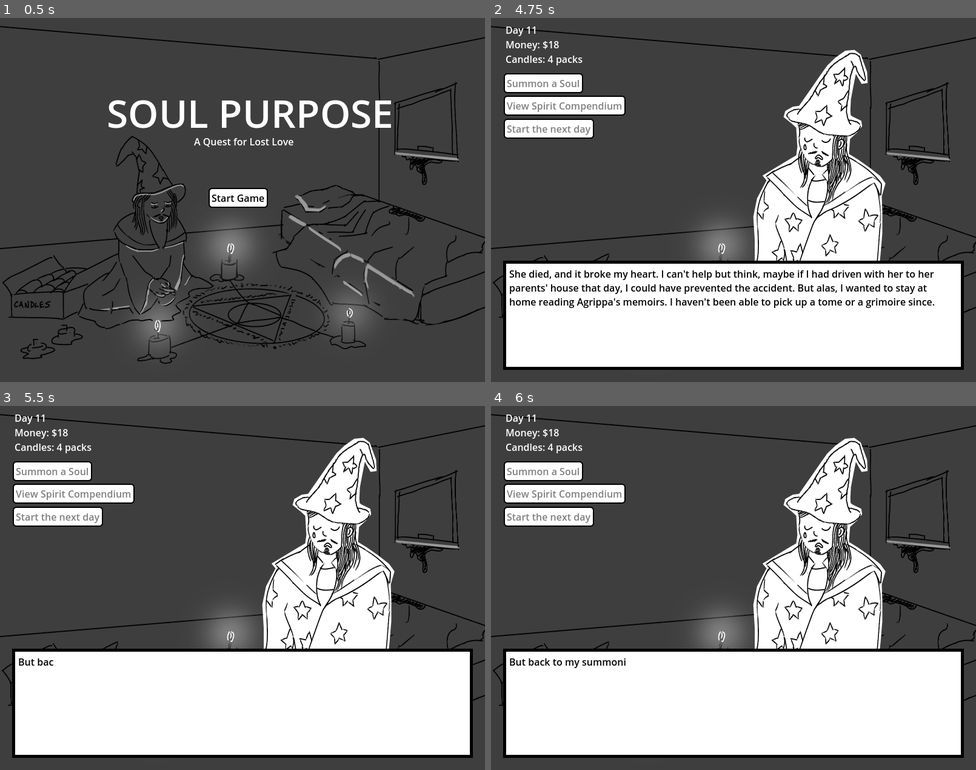
Above: before the commit, frames 1-4 (two rows, left to right).
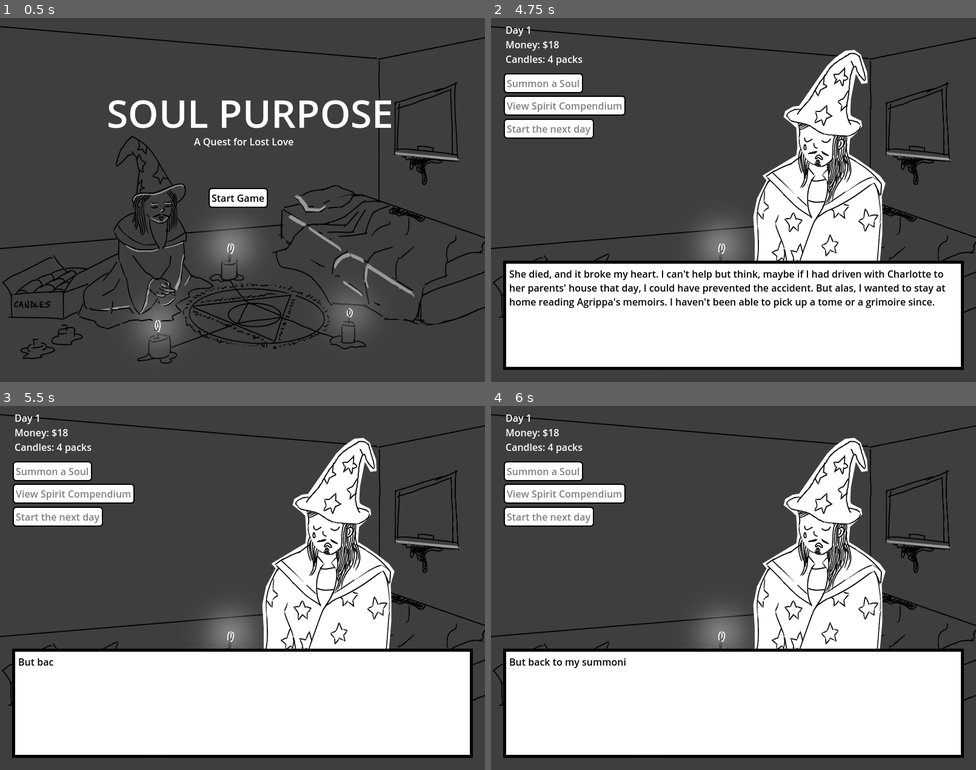
Above: after the commit, the same moments.

Repository: m4ym4y/ld55-soul-purpose
Game: Godot game, scene res://main.tscn
Two runs of this game, one before a commit and one after it. Both use one fixed random seed, a clock stepped at 60 frames per second and the inputs below.
Inputs (mouse positions are in pixels of both pictures, inside the frame that each line leads up to):
- Up to frame 1 (0.5 s): no input
- Up to frame 2 (4.75 s): click "Start Game" at 0.5 s; tap Enter at 1.25, 2.75, 4.25 s; move the mouse to (840, 181) at 1.27 s; click (840, 181) at 1.42 s; tap Space at 2, 3.5 s; move the mouse to (636, 218) at 2.02 s; click (636, 218) at 2.17 s; move the mouse to (782, 119) at 2.77 s; click (782, 119) at 2.92 s; move the mouse to (709, 272) at 3.52 s; click (709, 272) at 3.67 s; move the mouse to (879, 254) at 4.27 s; click (879, 254) at 4.42 s
- Up to frame 3 (5.5 s): tap Space at 5 s; move the mouse to (97, 533) at 5.02 s; click (97, 533) at 5.17 s
- Up to frame 4 (6 s): move the mouse to (757, 588) at 5.77 s; click (757, 588) at 5.92 s

Frame 1 is identical in both runs. In frame 2, 1.1% of the frame differs, in the area x 3-94%, y 2-76%; in frame 3, less than 0.1%; in frame 4, less than 0.1%.
Error before the commit: Invalid access to property or key 'maya' on a base object of type 'Dictionary'. (res://compendium.gd:22)

Commit message:
more dialogue options

Diff:
--- a/room.gd
+++ b/room.gd
@@ -17,7 +17,7 @@
 		},
 
 		{
-			"text": "She died, and it broke my heart. I can't help but think, maybe if I had driven with her to her parents' house that day, I could have prevented the accident. But alas, I wanted to stay at home reading Agrippa's memoirs. I haven't been able to pick up a tome or a grimoire since.",
+			"text": "She died, and it broke my heart. I can't help but think, maybe if I had driven with Charlotte to her parents' house that day, I could have prevented the accident. But alas, I wanted to stay at home reading Agrippa's memoirs. I haven't been able to pick up a tome or a grimoire since.",
 			"img": "infernus_sad",
 		},
 
@@ -30,10 +30,12 @@
 func pull_weighted(list):
 	var sum = 0
 	for item in list:
-		sum += item[1]
+		if item.size() >= 2:
+			sum += item[1]
 	var pull = randi() % sum
 	for item in list:
-		pull -= item[1]
+		if item.size() >= 2:
+			pull -= item[1]
 		if (pull <= 0):
 			return item[0]
 	return list[0][0]
--- a/state_container.gd
+++ b/state_container.gd
@@ -4,7 +4,7 @@
 var money = 18
 var first_time_summoning = true
 var first_time_working = true
-var days = 10
+var days = 0
 var candle_store_visits = 0
 var customer_call_idx = 0
 
@@ -13,8 +13,15 @@
 		"pulled": 0,
 		"name": "Dave",
 		"dialogue": [
-			["Hey! It's me, Dave! Want to go to a ball game, sport? No? Well, I guess I'll just see myself out.", 90],
-			["Infernus! I need to talk to you about me and your mother. You see, nine months before you were born, your mother and I-- what's that spell you're chanting? Oh-- Oh um, banishment? Great, ok, see you later sport!", 10],
+			["Hey! It's me, Dave! Want to go to a ball game, sport? No? Well, I guess I'll just see myself out.", 50],
+			["Infernus! I need to talk to you about me and your mother. You see, nine months before you were born, your mother and I-- what's that spell you're chanting? Oh-- Oh um, banishment? Great, ok, see you later sport!", 2],
+			["Hey bud! Did you catch the game last night? No? Well, which team do you support these days? ...The Cleveland Candles? I've never heard of them. What do they play? ...I've never heard of that sport, either.", 10],
+			["Hiya there, it's me, Dave! I brought this ball from the underworld, I was thinking we could have a catch? What? The ball is incorporeal and you can't hold it? Well, maybe some other time. See ya, sport!", 10],
+			["Gosh Infernus, this apartment sure is small. Can't you afford something better with your fancy job at the call center? You can't? But back in my day I worked as a lead paint taster and I made enough to live in a four bedroom house with 8 kids! Kids these days...", 10],
+			["Hi there, sport! I was thinking, maybe you could tell me a bit about candles, y'know as some Fathe-- I mean Dave-Son--- I mean Dave-Infernus bonding. Those are some nice candles! Real wax, huh? With a wick? Nice. Well, I better go. See ya later, sport!", 2],
+			["Hiya bud, some weather we're having, huh? Clouds raining blood, and the flaming skeleton man who flies through the sky every few hours screaming hasn't shown up at all! What's that? You have different weather in the land of the living? Oh, ok. Well, see you later sport!", 10],
+			["Gee, you gotta get out and do some sports, Infernus! Candles are nice and all, but you need to be a well-rounded young man if you want to make it in this world. You might want to dress better too! Slacks and a collared shirt fit every occasion!", 5],
+			["Golly Infernus, that's a lot of candles you've got there! What on earth are you trying to do? Oh, I see, it's about a girl, huh. So you think all these candles are going to impress her? You're summoning her spirit? Well I don't know anything about that, sport.", 10],
 		]
 	},
 
@@ -22,8 +29,10 @@
 		"pulled": 0,
 		"name": "Alice",
 		"dialogue": [
-			["Hey there! Cute apartment! I'm really tired of lying around in the underworld, wanna run a marathon with me? No? Well, your loss. I'm outta here!", 50],
-			["Dang, this position is really bad for your posture. I think you should stand up and stretch! That never hurt anyone! Except me, when I stood up to stretch and that wrecking ball hit me.", 50],
+			["Hey there! Cute apartment! I'm really tired of lying around in the underworld, wanna run a marathon with me? No? Well, your loss. I'm outta here!", 20],
+			["Dang, this position is really bad for your posture. I think you should stand up and stretch! That never hurt anyone! Except me, when I stood up to stretch and that wrecking ball hit me.", 20],
+			["You know, having this many candles in such a small room is really unhealthy. That's like smoking a pack a day!", 50],
+			["Hey, I don't know anything about magic, but if it's anything like sports you need to be fuelling your body with healthy foods! You can't just live off of coffee and candle drippings! That's a one-way ticket to some serious bowel problems.", 50]
 		]
 	},
 
@@ -33,6 +42,8 @@
 		"dialogue": [
 			["[shake]Aaaa a shark! A shark! Oh my god this shark is biting me really hard and it won't let go of me! Aaaa!!![/shake]", 50],
 			["Some advice to you, young man. When you die, make sure you're wearing something dignified. Because you're going to be wearing it for a long-ass time in the underworld, and some of those souls can be really ruthless with the teasing and nicknames.", 50],
+			["Y'know, having a shark on your arm really isn't so bad. Things were rocky between us at first, sure, but after a while we found some common interests. Now our relationship is stronger than ever!", 20],
+			["When I saw that shark fin in the water, I thought my buddy Scringo was just pulling a prank on me. Gosh do I have egg on my face now... Scringo will never let me hear the end of it, once he dies and comes down here.", 20],
 		]
 	},
 
@@ -41,7 +52,9 @@
 		"name": "Kevin",
 		"dialogue": [
 			["Hey brah! Sweet summoning circle, love the digs. Doesn't look like you get a lot of chicks here though. Kinda giving a creepy sorcerer vibe.", 50],
-			["Hey man, how come you don't have any booze? I always did my occult rituals drunk as hell, dude! That's how I got killed by that gigademon during my frat initiation. Dang, maybe your way is smarter... carry on bro.", 50],
+			["Hey man, how come you don't have any booze? I always did my occult rituals drunk as hell, dude! That's how I got killed by that gigademon during my frat initiation. Dang, maybe your way is smarter... carry on bro.", 20],
+			["Hey man did I see you at the Alpha Beta Delta party? No? It was wild, we had brothers dating back to the seventeenth century. Of course, they had some pretty unsavory things to say about the direction the fraternity was taking. But hey! At least I got to beat some old scholar dude in underworld beer pong!", 50],
+			["Dang, you're looking mad studious in those wizard robes... You remind me of my friend. He used to study all the time. Once we got out of school he got a sweet job at this rad place called [color=red]Laboratory 8[/color]. I bet he's raking in the dough!", 50],
 		]
 	},
 
@@ -69,8 +82,9 @@
 		"pulled": 0,
 		"name": "Trudy",
 		"dialogue": [
-			["Weird, this is the apartment I got murdered in, 20 years ago. What do you need from me? I'd appreciate if you didn't upset my eternal slumber just because you're some annoying loser wizard with no friends. OK? Bye...", 50],
+			["Weird, this is the apartment I got murdered in, 20 years ago. What do you need from me? I'd appreciate if you didn't upset my eternal slumber just because you're some annoying loser wizard with no friends. OK? Bye...", 20],
 			["Argh, I swear if you summon me again I'm totally going to have all of my demon friends curse the crap out of you!", 50],
+			["God, do you know how annoying being summoned is? Some of us actually have social lives, and it's really awkward when you're in the middle of an underworld party talking to a cute spirit and suddenly you're stuck talking to some lame-ass wizard...", 50],
 		]
 	},
 
@@ -78,8 +92,9 @@
 		"pulled": 0,
 		"name": "Lab 8 Researcher",
 		"dialogue": [
-			["Mother of god, what have I done! Wh- Where am I? Whoeve …(225 unchanged characters)… at have I done! WHAT HAVE I DONEEEEE!", 80],
+			["Mother of god, what have I done! Wh- Where am I? Whoeve …(225 unchanged characters)… at have I done! WHAT HAVE I DONEEEEE!", 50],
 			["** Incoherent screaming **", 20],
+			["The things we made at Laboratory 8! They were ungodly! We tried to do things to the human genome, things that should not be done. I once saw a man-bat. A bat, with the muscles of a man... It haunts me-- even now that I'm dead, it haunts me!", 30],
 		]
 	},
 
@@ -87,8 +102,10 @@
 		"pulled": 0,
 		"name": "Jimothy",
 		"dialogue": [
-			["Hello, sir, have you seen my parents anywhere? I'm awful cold, and this rich fellow just ran me over with his horse and carriage...", 50],
-			["Hello, sir, have you got any geese? I would really enjoy a christmas goose right now...", 50],
+			["Hello, sir, have you seen my parents anywhere? I'm awful cold, and this rich fellow just ran me over with his horse and carriage...", 20],
+			["Hello, sir, have you got any geese? I would really enjoy a roasted goose right now...", 50],
+			["Hello, sir, do you need your chimney swept? Oh, you haven't got one? I guess I'll just go, then. [shake]**Cough**[/shake]", 50],
+			["Oh dear, sir. What an awful small apartment you have! I was raised in an orphanage that was twice as nice as this crumb-hole, if you don't mind my saying so sir.", 50]
 		]
 	},
 
@@ -96,8 +113,10 @@
 		"pulled": 0,
 		"name": "Piano",
 		"dialogue": [
-			["** Discordant out-of-tune piano noises **", 50],
-			["Where is this? I was separated from my herd. I heard a bang. Where am I?", 50],
+			["[shake]** Discordant out-of-tune piano noises **[/shake]", 50],
+			["[wave]** Harmonious classical music **[/wave]", 50],
+			["[wave]** Up-tempo Jazzy music **[/wave]", 50],
+			["Where is this? I was separated from my herd. I heard a bang. Where am I?", 10],
 		]
 	},
 
@@ -106,6 +125,7 @@
 		"name": "Orpheus",
 		"dialogue": [
 			["Your love was lost to the underworld too, my friend? I understand your pain. Although you may be filled with regrets, and desires, you must live for the future anyways. That's my best advice-- never look back.", 50],
+			["Hello, my friend, I see that you are in the depths of grief. I know how deep that pain can be. Would you like to hear a tune on my lyre, to ease your sorrows?", 50],
 		]
 	},
 
@@ -115,6 +135,7 @@
 		"dialogue": [
 			["[shake]Do not go to Laboratory 8. Do not go to Laboratory 8. Do not go to Laboratory 8[/shake]", 50],
 			["[shake]I am the highest life form!! Soon, all men will be man-bats!! Or men-bats? I don't know the correct plural.[/shake]", 100],
+			["[shake]Nanananananana Man-Bat! Man Bat! Man Bat![/shake]", 20],
 		]
 	},
 
@@ -132,6 +153,7 @@
 		"name": "Mesopotamian Copper Merchant",
 		"dialogue": [
 			["Hello my friend! You work in a call center? I have no idea what that is, but I do know a thing or two about customer complaints. The key is to never stop selling poor quality copper to Bablyon, no matter what your haters try to say.", 50],
+			["Hello my friend, my name is Ea Nasir! What's that, you've heard of me? Ah, I understand. Even now, tales of my high-quality copper still endure! Truly, I'm the greatest copper merchant of all time!", 50],
 		]
 	},
 
@@ -143,6 +165,14 @@
 			["Oh hey, what? This is my room! Oh, oops. Guess I better get back into my body. God, I really need some sleep...", 50],
 			["Oh hey another one of me? I guess we could have some fun, if only I weren't incorporeal...", 5],
 		]
+	},
+
+	"maya": {
+		"pulled": 0,
+		"name": "Maya",
+		"dialogue": [
+			["God I'm so tired, I can't code or draw any longer until I get some rest... Hang on, did my soul leave my body? Would you mind putting it back? I need to submit my game pretty soon and I'd hate for anything to get in the way of that...", 50],
+		],
 	},
 
 	"charlotte": {
Not shown, changed: README.md
